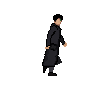
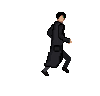
Layered file, before and after one edit (100x96). Changes by layer:
pixels changed over [41, 12, 72, 76] (layer not identified)
